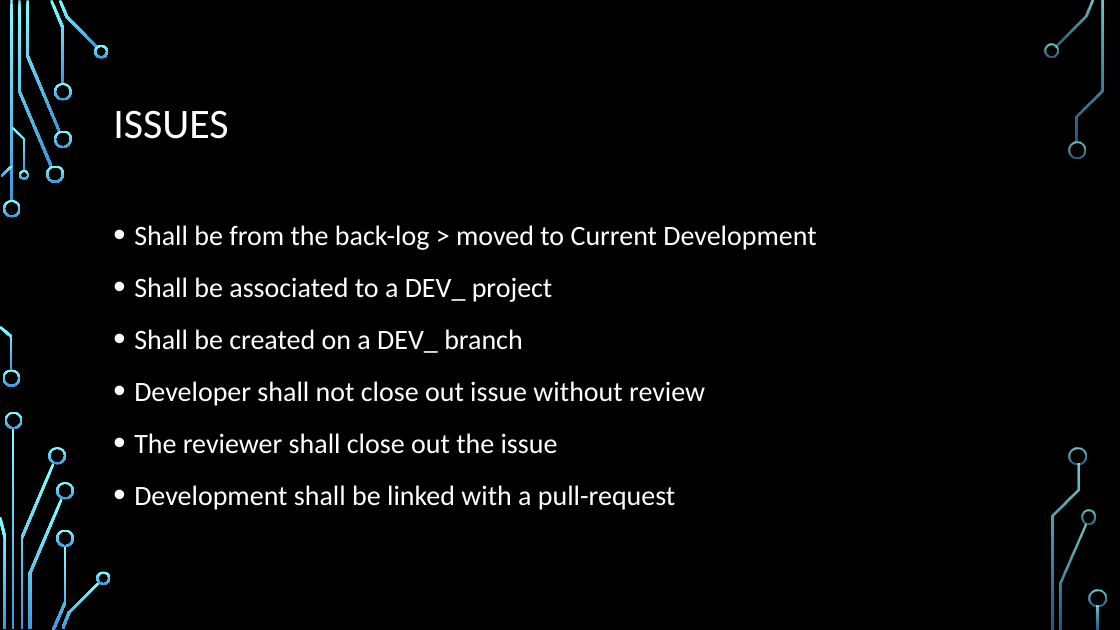
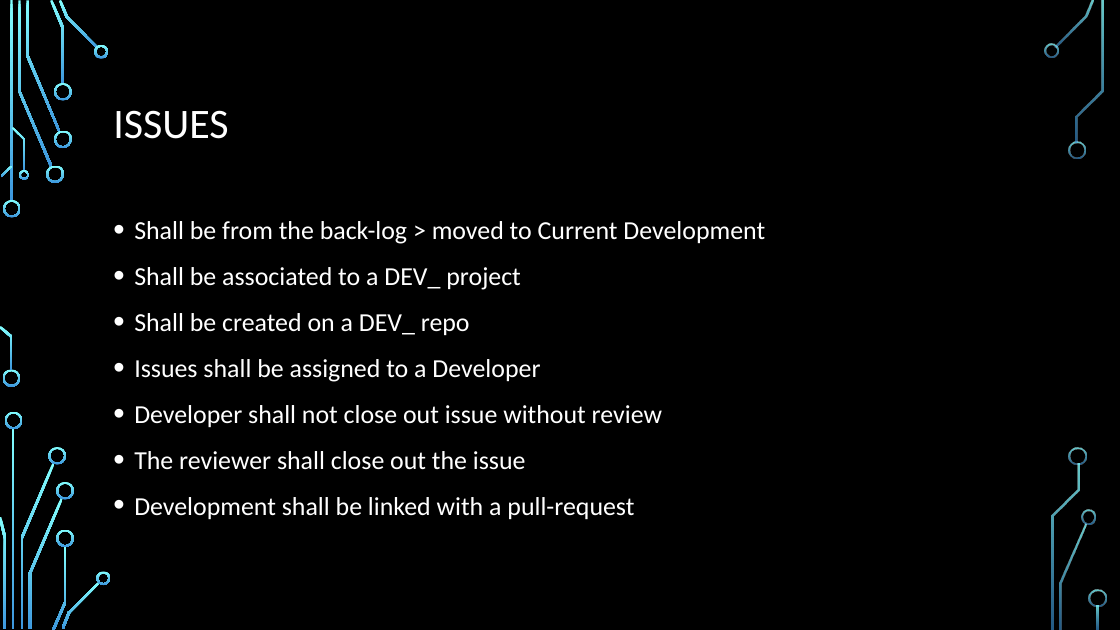
Before and after one commit to Ndig-BRO/DEV_training, a slide deck: slide 8 of BREAULT SWD TRAINING.pptx (slide 6 before the commit). Drawn at 1120x630 pixels with LibreOffice and Linux fonts; fonts in the diff are those of the drawing; background and template pictures are left out. Boxes give left, top, right and bottom in pixels: in the first picture for what was removed or moved away, otherwise in the second. Text is boxed around its words. In the diff, an @@ line names an element or a change of style, - is before the commit and + after.

```diff
--- a/BREAULT SWD TRAINING.pptx
+++ b/BREAULT SWD TRAINING.pptx
@@ text at box(134, 221, 765, 520): size 24 to 22.2 pt in "Shall be from the back-log > moved ...", "Shall be associated to a DEV_ project", "Developer shall not close out issue without ...", "The reviewer shall close out the issue" and 1 more places; line spacing 1.2 to 1.1 @@
@@ text at box(134, 313, 540, 382): text changed; size 24 to 22.2 pt @@
-• Shall be created on a DEV_ branch
+• Shall be created on a DEV_ repo
+• Issues shall be assigned to a Developer
```
Also in this commit, not shown: 5 other slides changed, 4 slides added.
